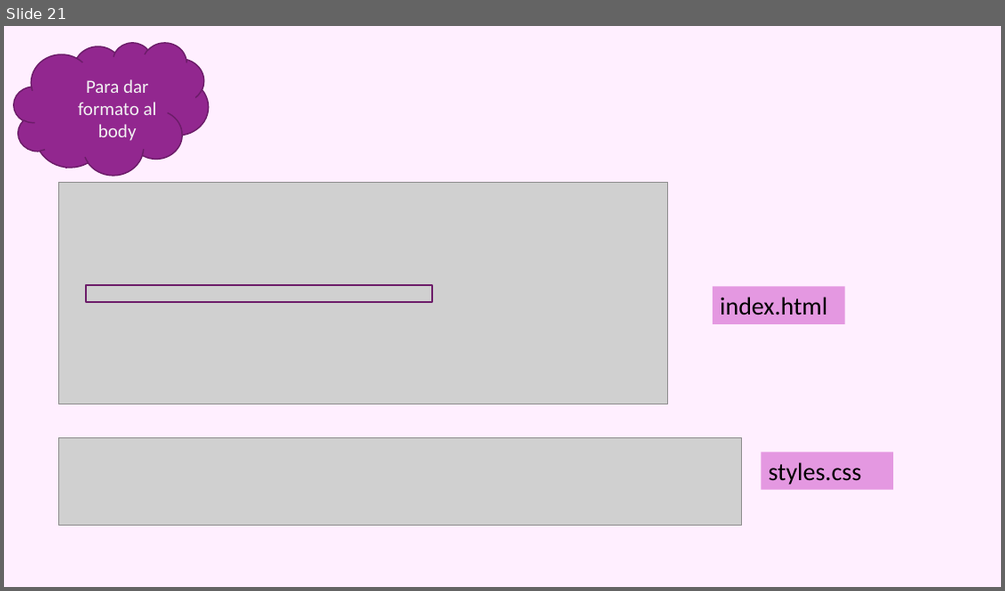
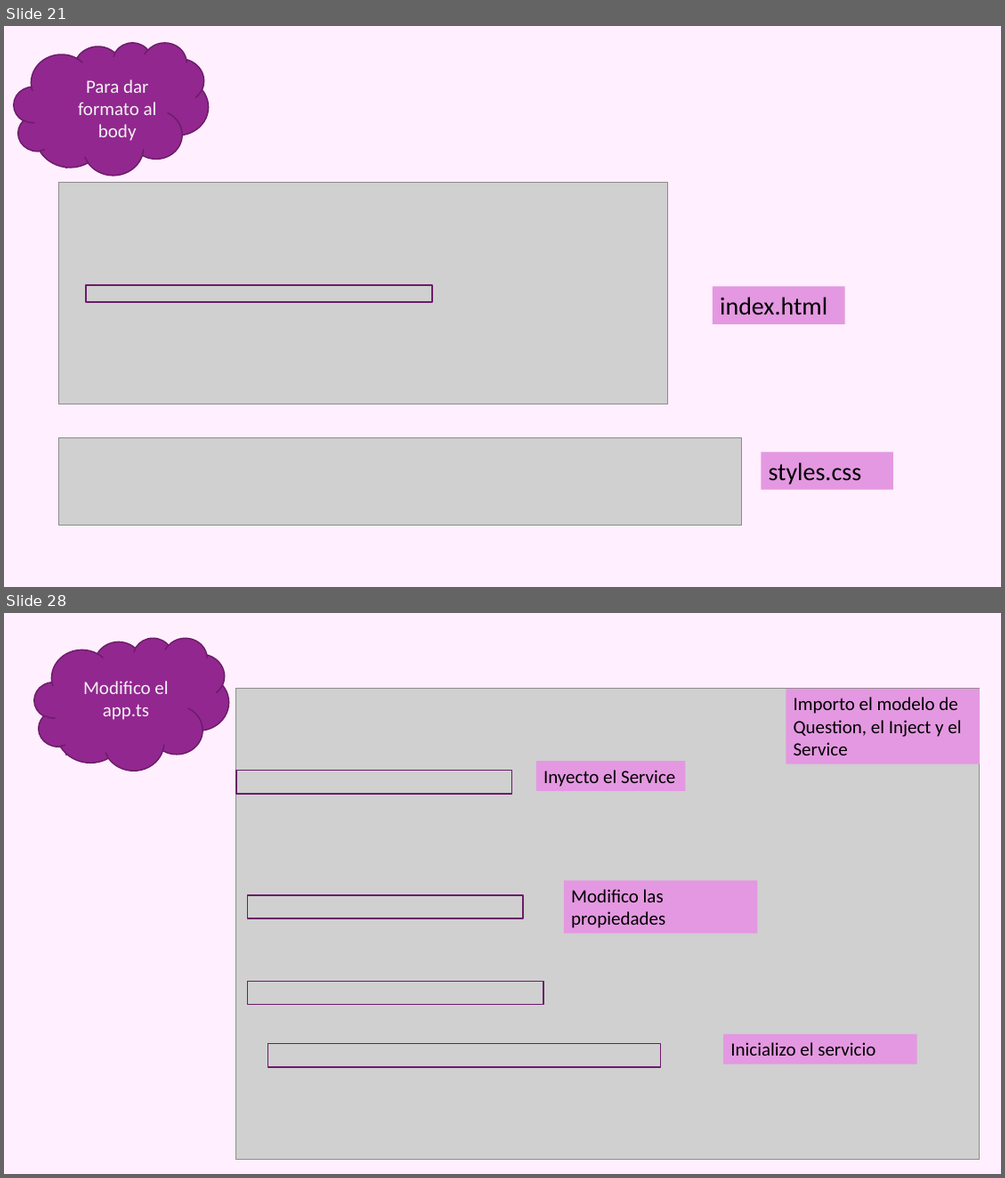
Before and after one commit to azaharafernandezguizan/STEMTrivial, a slide deck: Documents/Trivial_Aurelia.pptx. Shown one above the other, each under a label of ours: slide 21 before the commit, slides 21 and 28 after it; the slides between them are not shown. The pictures are 1005x591 and 1005x1178 pixels, drawn with LibreOffice and Linux fonts; fonts in the diff are those of the drawing; grey boxes stand for pictures. Boxes give left, top, right and bottom in pixels: in the first picture for what was removed or moved away, otherwise in the second. Text is boxed around its words. In the diff, an @@ line names an element or a change of style, - is before the commit and + after.

```diff
--- a/Documents/Trivial_Aurelia.pptx
+++ b/Documents/Trivial_Aurelia.pptx
@@ slide 28 added at <box>4,613,1001,1174</box>, background #FFEFFF; not listed: 1 template element that a slide beside it also shows @@
@@ cloud added at <box>34,638,229,770</box>, fill #92278F, outline #6C1D6A 1.25 pt @@
@@ text added at <box>83,681,168,720</box>, 18 pt, text #F2F2F2 @@
+Modifico el app.ts
@@ picture added at <box>236,689,979,1159</box> @@
@@ rectangle added at <box>786,689,979,764</box>, fill #E498E1, 18 pt, text #000000 @@
+Importo el modelo de Question, el Inject y el Service
@@ rectangle added at <box>236,770,512,793</box>, outline #6C1D6A 1.25 pt @@
@@ rectangle added at <box>536,761,686,791</box>, fill #E498E1, 18 pt, text #000000 @@
+Inyecto el Service
@@ rectangle added at <box>247,895,523,918</box>, outline #6C1D6A 1.25 pt @@
@@ rectangle added at <box>564,881,758,933</box>, fill #E498E1, 18 pt, text #000000 @@
+Modifico las propiedades
@@ rectangle added at <box>247,981,543,1004</box>, outline #6C1D6A 1.25 pt @@
@@ rectangle added at <box>723,1034,917,1064</box>, fill #E498E1, 18 pt, text #000000 @@
+Inicializo el servicio
@@ rectangle added at <box>268,1044,661,1067</box>, outline #6C1D6A 1.25 pt @@
```
Also in this commit, not shown: 2 slides changed, 6 other slides added, 1 slide removed, 5 other files.
